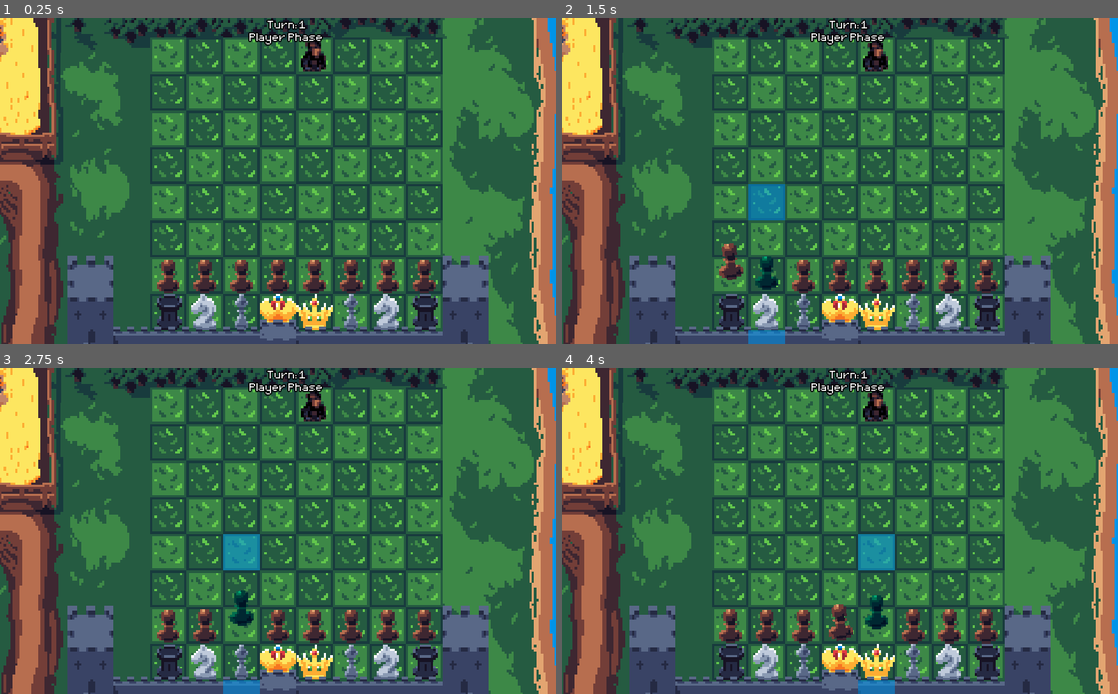
Above: before the commit, frames 1-4 (two rows, left to right).
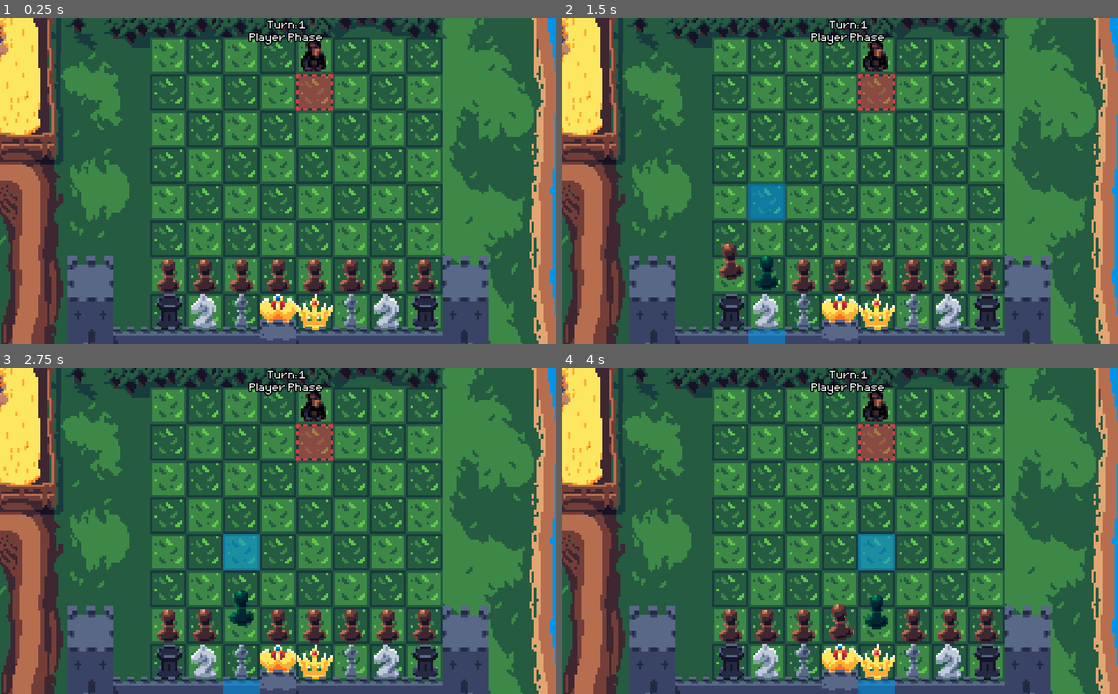
Above: after the commit, the same moments.

Repository: stealthio/Kings-Pawn
Game: Godot game, scene res://Game.tscn
Same seed, same stepped clock (60 frames per second), same inputs: the game is played once before the commit and once after it.
Inputs (mouse positions are in pixels of both pictures, inside the frame that each line leads up to):
- Up to frame 1 (0.25 s): no input
- Up to frame 2 (1.5 s): move the mouse to (728, 275) at 0.52 s; click (728, 275) at 0.6 s; move the mouse to (767, 275) at 1.27 s; click (767, 275) at 1.35 s
- Up to frame 3 (2.75 s): move the mouse to (239, 625) at 2.02 s; click (239, 625) at 2.1 s
- Up to frame 4 (4 s): move the mouse to (840, 625) at 2.77 s; click (840, 625) at 2.85 s; move the mouse to (878, 625) at 3.52 s; click (878, 625) at 3.6 s

The runs differ from the first frame. In frame 1, 0.7% of the frame differs, in the area x 53-60%, y 17-29%; in frame 2, 0.7%; in frame 3, 0.7%; in frame 4, 0.7%.

Commit message:
Fixed a couple of bugs and added a kill animation on figure death and added kill area prediction

Diff:
--- a/Scenes/Enemy.tscn
+++ b/Scenes/Enemy.tscn
@@ -169,22 +169,40 @@
 }
 
 [sub_resource type="Curve" id=5]
-_data = [ Vector2( 0, 1 ), 0.0, 0.0, 0, 0, Vector2( 1, 0 ), 0.0, 0.0, 0, 0 ]
+_data = [ Vector2( 0, 0 ), 0.0, 0.0, 0, 0, Vector2( 0.49467, 0.654545 ), 0.0, 0.0, 0, 0, Vector2( 1, 0 ), 0.0, 0.0, 0, 0 ]
 
 [sub_resource type="CurveTexture" id=6]
 curve = SubResource( 5 )
 
-[sub_resource type="ParticlesMaterial" id=7]
+[sub_resource type="ParticlesMaterial" id=9]
 flag_disable_z = true
+direction = Vector3( 1, 2, 0 )
 spread = 180.0
 gravity = Vector3( 0, 0, 0 )
-initial_velocity = 100.0
+initial_velocity = 150.0
+initial_velocity_random = 1.0
 orbit_velocity = 0.0
 orbit_velocity_random = 0.0
 damping = 100.0
 scale = 15.0
 scale_curve = SubResource( 6 )
 color = Color( 0.517647, 0, 0, 1 )
+hue_variation = -0.1
+hue_variation_random = 0.5
+
+[sub_resource type="ParticlesMaterial" id=7]
+flag_disable_z = true
+direction = Vector3( 1, 2, 0 )
+spread = 0.0
+gravity = Vector3( 0, 0, 0 )
+initial_velocity = 300.0
+orbit_velocity = 0.5
+orbit_velocity_random = 0.0
+scale = 15.0
+scale_curve = SubResource( 6 )
+color = Color( 0.517647, 0, 0, 1 )
+hue_variation = -0.1
+hue_variation_random = 0.5
 
 [node name="Enemy" type="Node2D"]
 script = ExtResource( 2 )
@@ -208,9 +226,20 @@
 [node name="Particles2D" type="Particles2D" parent="."]
 position = Vector2( 0, 18 )
 emitting = false
+amount = 16
 lifetime = 0.5
 one_shot = true
 explosiveness = 0.88
+process_material = SubResource( 9 )
+
+[node name="KillParticles" type="Particles2D" parent="."]
+position = Vector2( -38, -15 )
+emitting = false
+amount = 16
+lifetime = 0.3
+one_shot = true
+explosiveness = 0.5
+local_coords = false
 process_material = SubResource( 7 )
 
 [node name="Dialogue" type="Node2D" parent="."]
--- a/Scripts/Enemy.gd
+++ b/Scripts/Enemy.gd
@@ -3,6 +3,8 @@
 export var movement = Vector2(0,1)
 var turn_done = false
 var _tpos
+var _dangerzone = []
+
 
 signal on_kill
 signal on_death
@@ -10,6 +12,7 @@
 func _ready():
 	Helper.game_manager.append_enemy(self)
 	$AnimationPlayer.play("Appear")
+	draw_dangerzone()
 
 func die(without_animation = false):
 	Helper.game_manager.enemies.erase(self)
@@ -23,6 +26,7 @@
 	_tpos = pos
 	if Helper.check_position(pos) == Helper.cell_content.ALLY:
 		Helper.get_figure_at_position(pos).die()
+		$KillParticles.emitting = true
 		emit_signal("on_kill", pos)
 
 func _process(delta):
@@ -38,7 +42,22 @@
 	yield(get_tree().create_timer(.5), "timeout")
 	move_to_position(global_position + movement * Helper.grid_size)
 	modulate = Color.white
+	draw_dangerzone()
 	turn_done = true
+
+func clear_dangerzone():
+	for d in _dangerzone:
+		d.call_deferred("free")
+	_dangerzone.clear()
+
+func draw_dangerzone():
+	clear_dangerzone()
+	var t = global_position + movement * Helper.grid_size
+	var dz = Sprite.new()
+	dz.texture = preload("res://Ressources/Board/Targeted.png")
+	add_child(dz)
+	_dangerzone.append(dz)
+	dz.global_position = t
 
 func _on_AnimationPlayer_animation_finished(anim_name):
 	if anim_name == "Appear":
@@ -47,4 +66,5 @@
 		queue_free()
 
 func on_squish():
+	clear_dangerzone()
 	Helper.shake_screen(10, 0.25, Vector2(1,1))
--- a/Scripts/GameManager.gd
+++ b/Scripts/GameManager.gd
@@ -21,6 +21,7 @@
 	emit_signal("on_enemy_added", enemy)
 
 func end_turn():
+	yield(get_tree().create_timer(.25), "timeout")
 	is_player_turn = false
 	for enemy in enemies:
 		enemy.turn_done = false
@@ -42,6 +43,7 @@
 					break
 			if current_enemy.turn_done:
 				emit_signal("on_turn_begin")
+				yield(get_tree().create_timer(.25), "timeout")
 				is_player_turn = true
 				current_enemy = null
 
Binary file added: Ressources/Board/Targeted.png
Not shown, added: Ressources/Board/Targeted.png.import
Not shown: 1 places in Scenes/Enemy.tscn that only renumber resources
